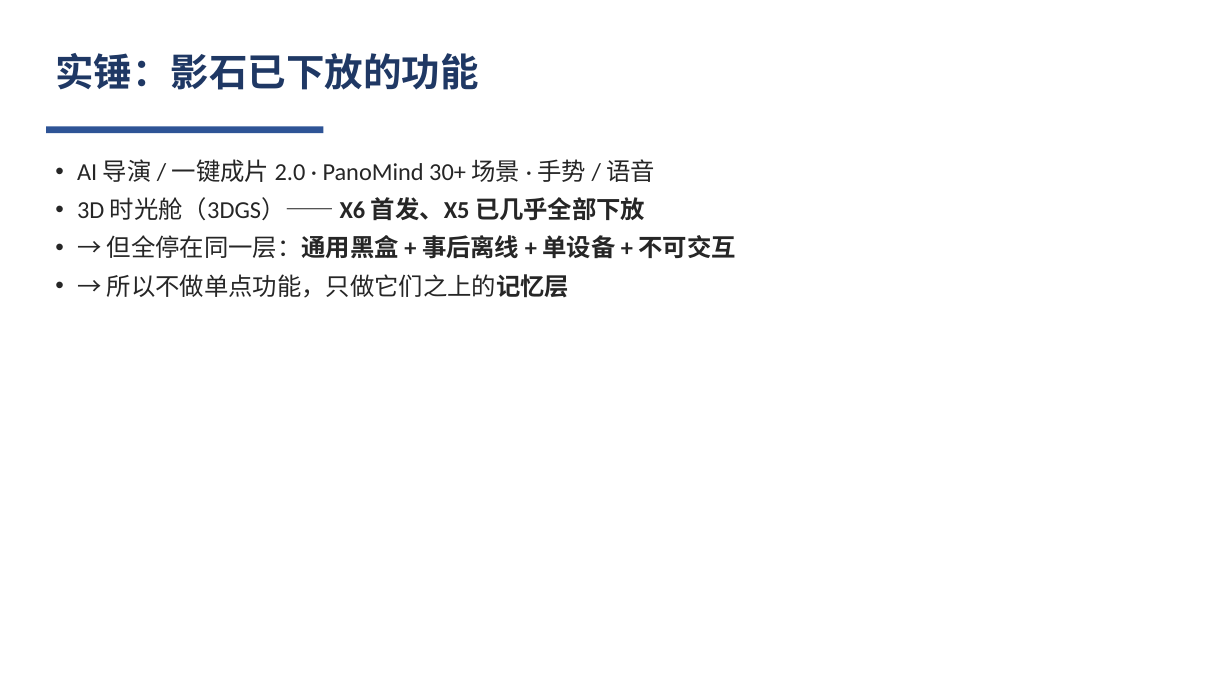
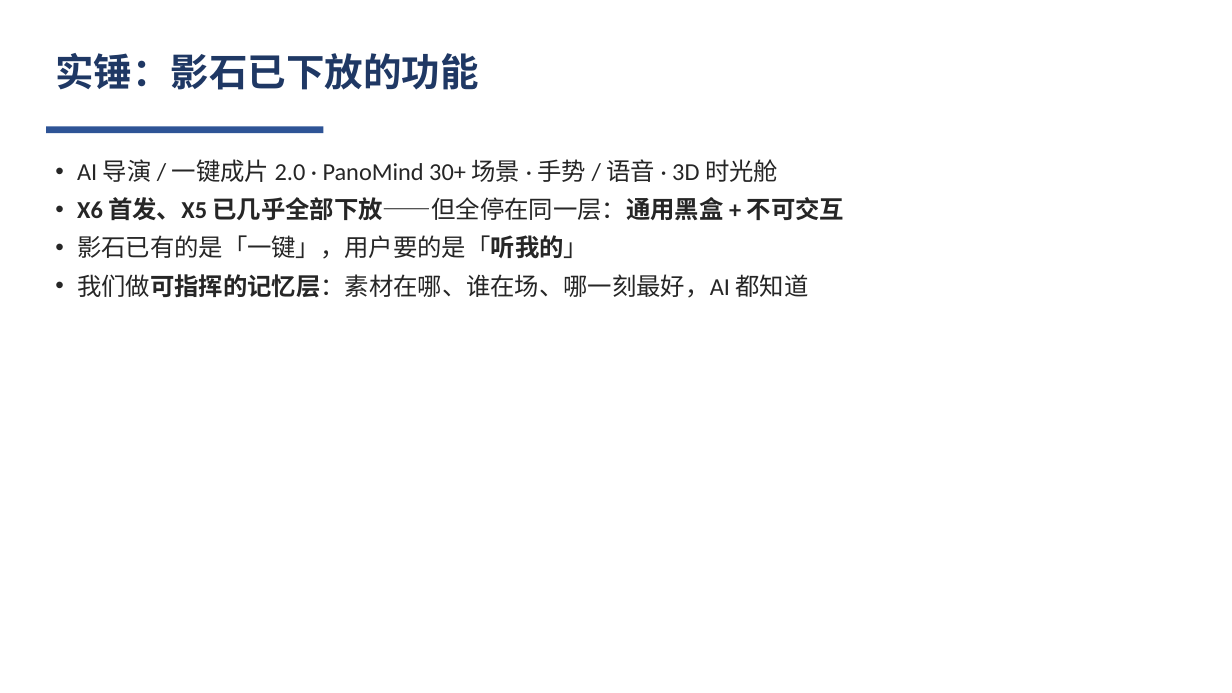
Before and after one commit to obtito/insta360-ai-memory-space, a slide deck: slide 4 of 影石黑客松_Pitch.pptx. Drawn at 1232x693 pixels with LibreOffice and Linux fonts; fonts in the diff are those of the drawing. Boxes give left, top, right and bottom in pixels: in the first picture for what was removed or moved away, otherwise in the second. Text is boxed around its words. In the diff, an @@ line names an element or a change of style, - is before the commit and + after.

Commit message:
Pitch deck 定稿：记忆驱动的 AI 剪辑（含北极星指标/项目重点/星系工作台）+ 忆境测试报告（test-ready 版）

```diff
--- a/影石黑客松_Pitch.pptx
+++ b/影石黑客松_Pitch.pptx
@@ text at (77, 159, 844, 298): text changed @@
-• AI 导演 / 一键成片 2.0 · PanoMind 30+ 场景 · 手势 / 语音
-• 3D 时光舱（3DGS）—— X6 首发、X5 已几乎全部下放
-• → 但全停在同一层：通用黑盒 + 事后离线 + 单设备 + 不可交互
-• → 所以不做单点功能，只做它们之上的记忆层
+• AI 导演 / 一键成片 2.0 · PanoMind 30+ 场景 · 手势 / 语音 · 3D 时光舱
+• X6 首发、X5 已几乎全部下放——但全停在同一层：通用黑盒 + 不可交互
+• 影石已有的是「一键」，用户要的是「听我的」
+• 我们做可指挥的记忆层：素材在哪、谁在场、哪一刻最好，AI 都知道
```
Also in this commit, not shown: 8 other slides changed, 2 slides added, 3 other files.
